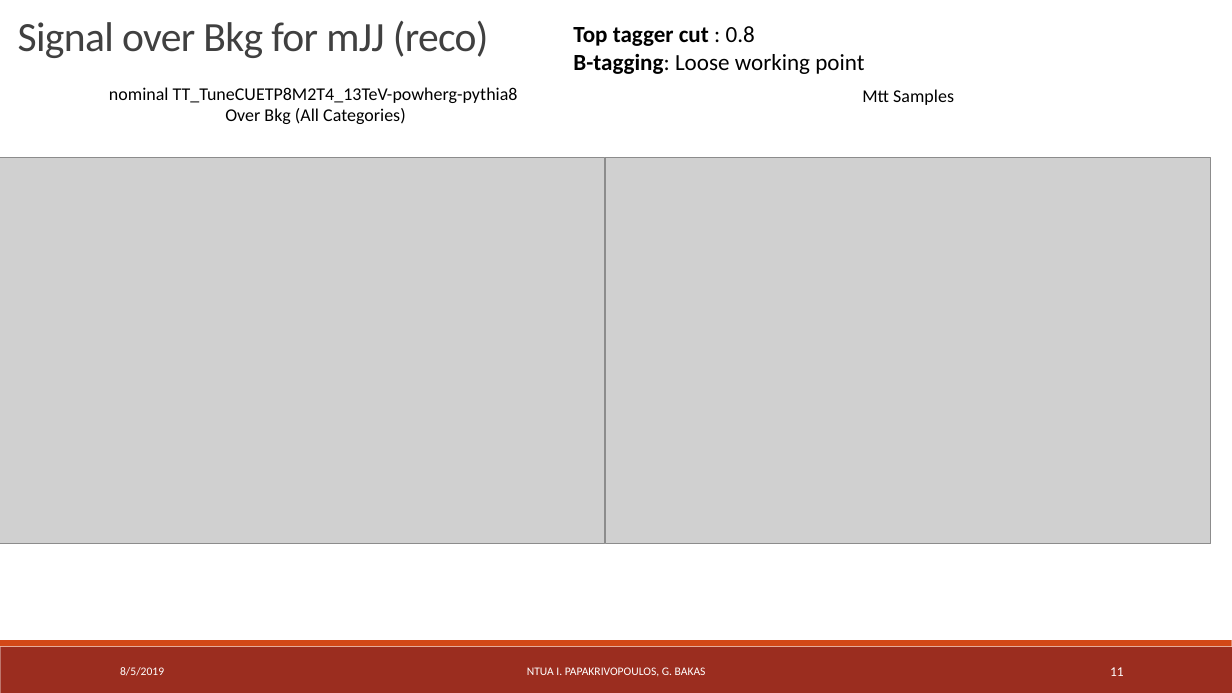
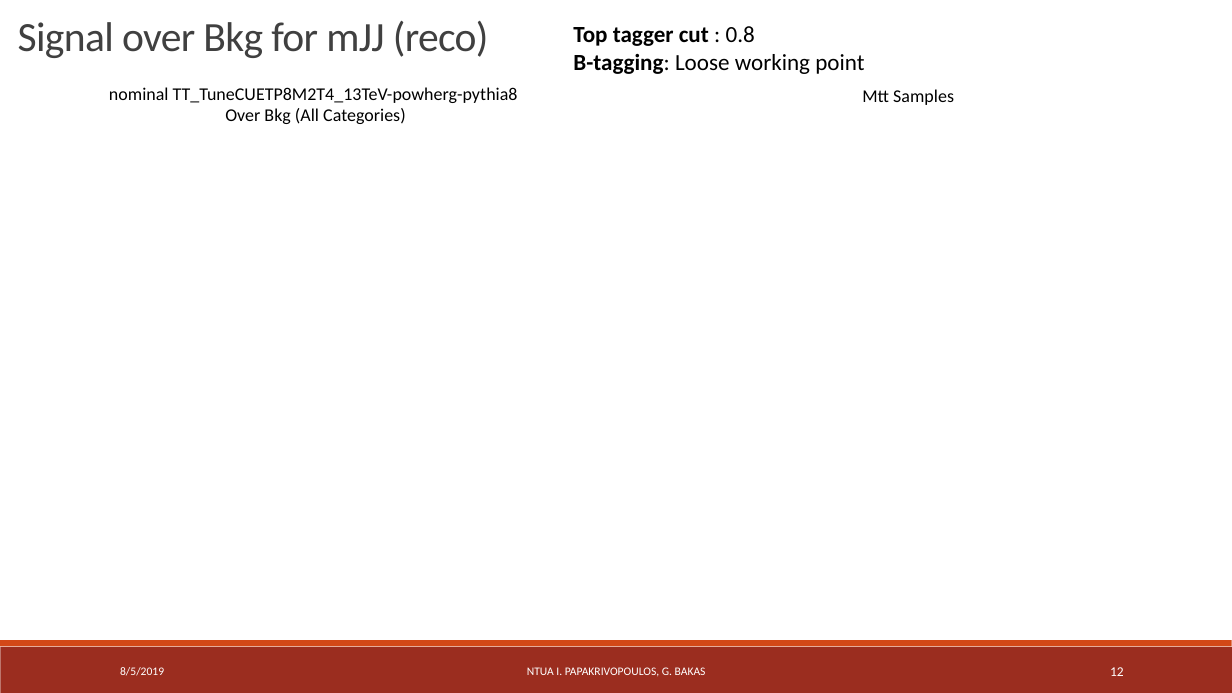
Before and after one commit to georgebakas/HEP-NTUA, a slide deck: slide 12 of Documents for Progress/StatusReport_Eff_SignalOverBkg_AllMVA_allbtag_07_05_19.pptx (slide 11 before the commit). Drawn at 1232x693 pixels with LibreOffice and Linux fonts; fonts in the diff are those of the drawing; grey boxes stand for pictures. Boxes give left, top, right and bottom in pixels: in the first picture for what was removed or moved away, otherwise in the second. Text is boxed around its words. In the diff, an @@ line names an element or a change of style, - is before the commit and + after.

```diff
--- a/Documents for Progress/StatusReport_Eff_SignalOverBkg_AllMVA_allbtag_07_05_19.pptx
+++ b/Documents for Progress/StatusReport_Eff_SignalOverBkg_AllMVA_allbtag_07_05_19.pptx
@@ picture removed at (0, 158, 605, 544) @@
@@ picture removed at (606, 158, 1212, 544) @@
@@ page number at (1110, 667, 1124, 676): text changed @@
-11
+12
```
Also in this commit, not shown: 13 other slides changed, 1 slide added, 5 other files.
